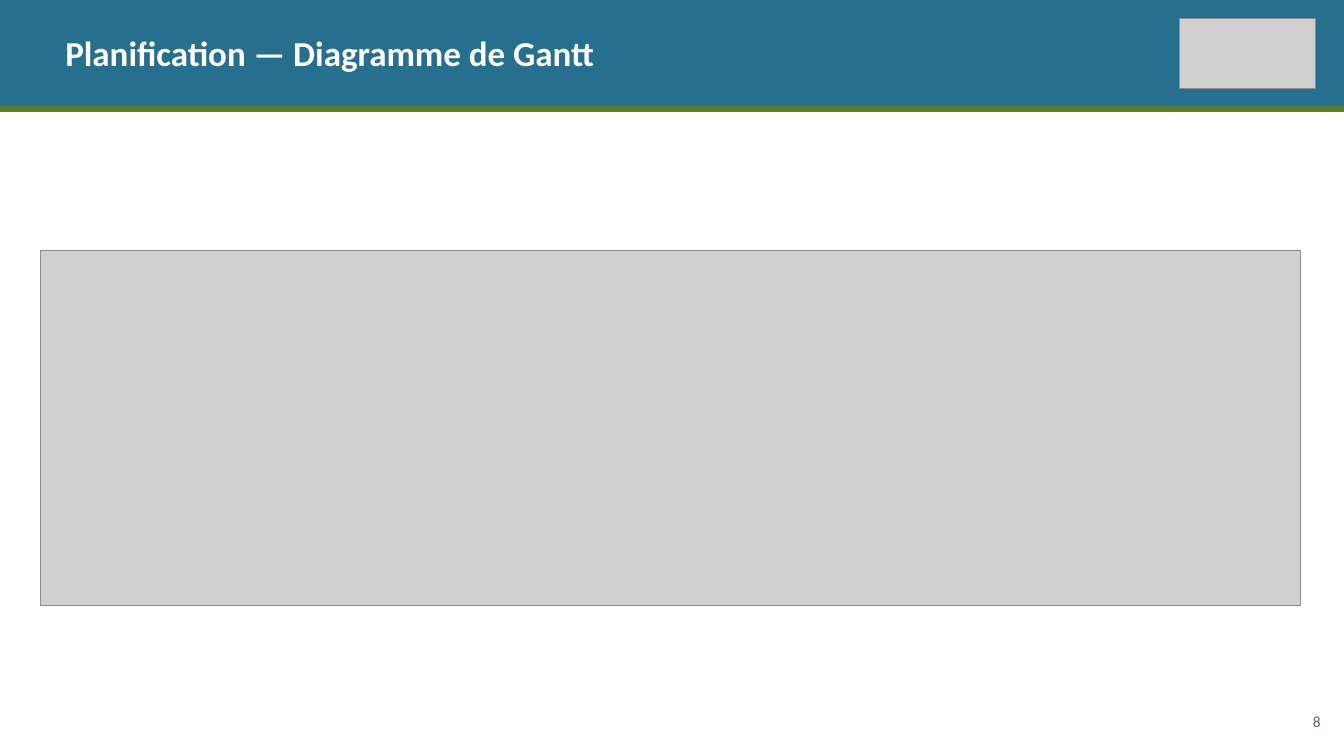
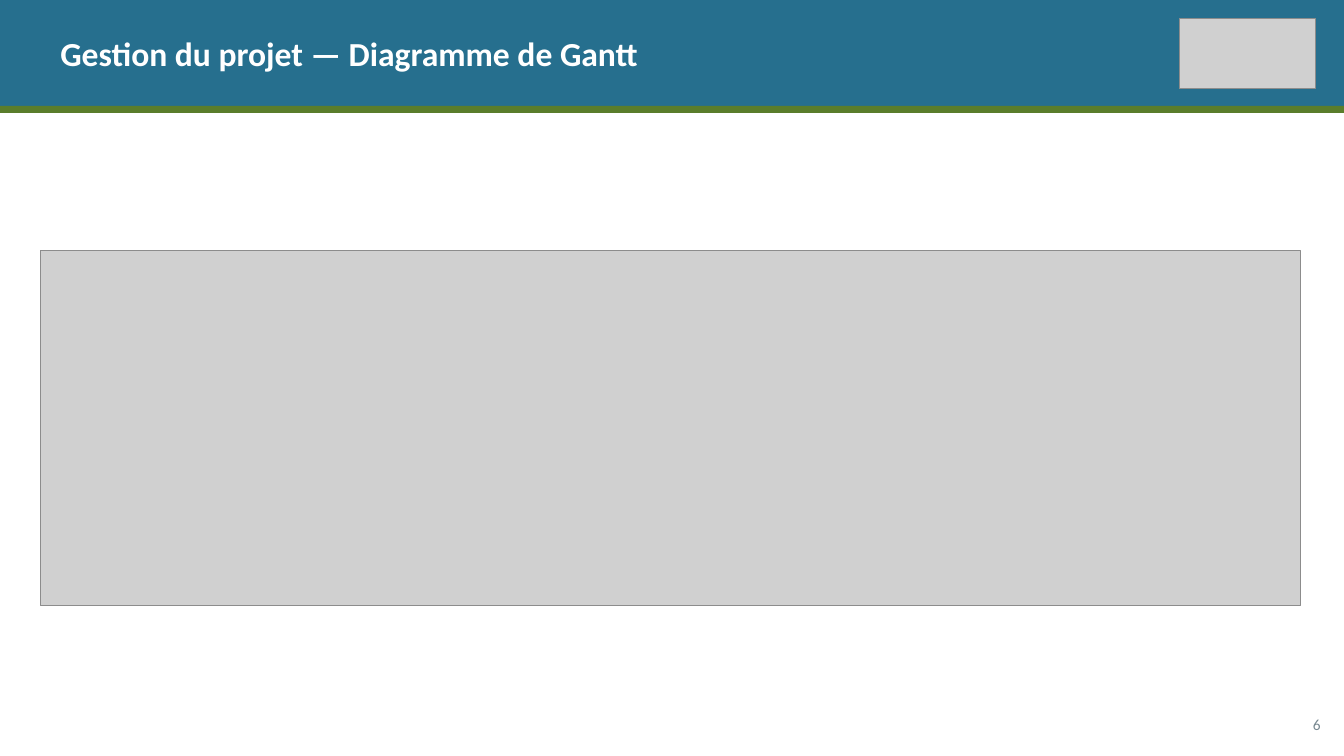
Before and after one commit to Kenzaf12/inventaire-android, a slide deck: slide 6 of soutenance_stage_inventaire_cfc.pptx (slide 8 before the commit). Drawn at 1344x756 pixels with LibreOffice and Linux fonts; fonts in the diff are those of the drawing; grey boxes stand for pictures. Boxes give left, top, right and bottom in pixels: in the first picture for what was removed or moved away, otherwise in the second. Text is boxed around its words. In the diff, an @@ line names an element or a change of style, - is before the commit and + after.

```diff
--- a/soutenance_stage_inventaire_cfc.pptx
+++ b/soutenance_stage_inventaire_cfc.pptx
@@ text at <box>60,42,638,72</box>: text changed; size 25 to 24 pt @@
-Planification — Diagramme de Gantt
+Gestion du projet — Diagramme de Gantt
@@ text at <box>1313,719,1321,730</box>: text changed; text colour #556670 to #778890 @@
-8
+6
```
Also in this commit, not shown: 7 other slides changed, 8 slides added, 18 slides removed, 1 other file.
